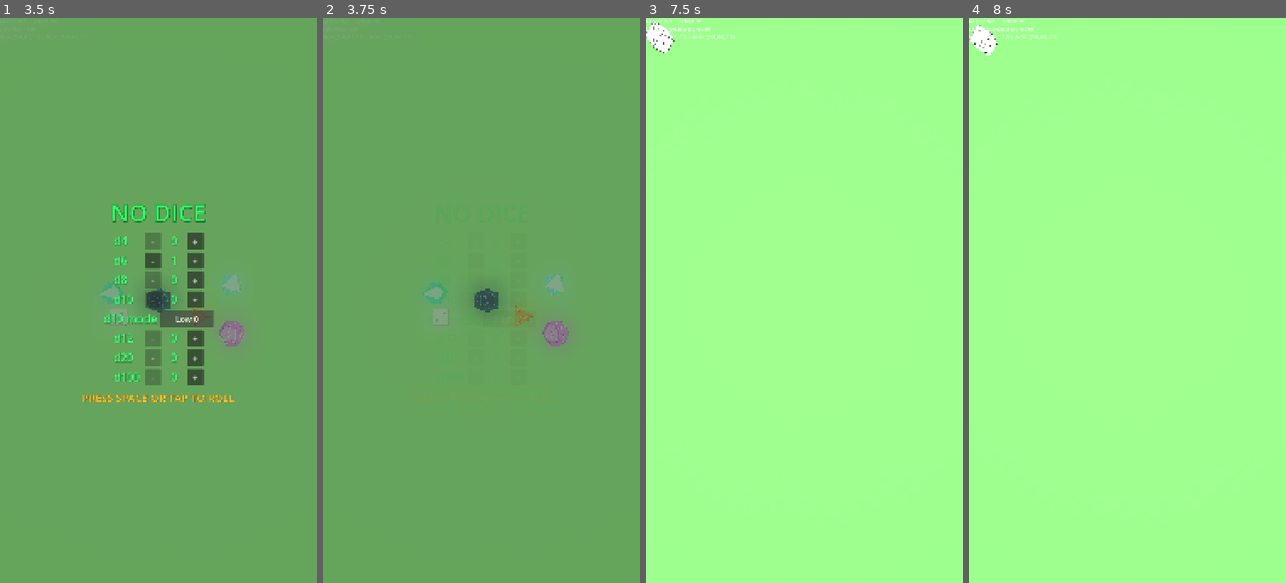
Above: before the commit, frames 1-4 (left to right).
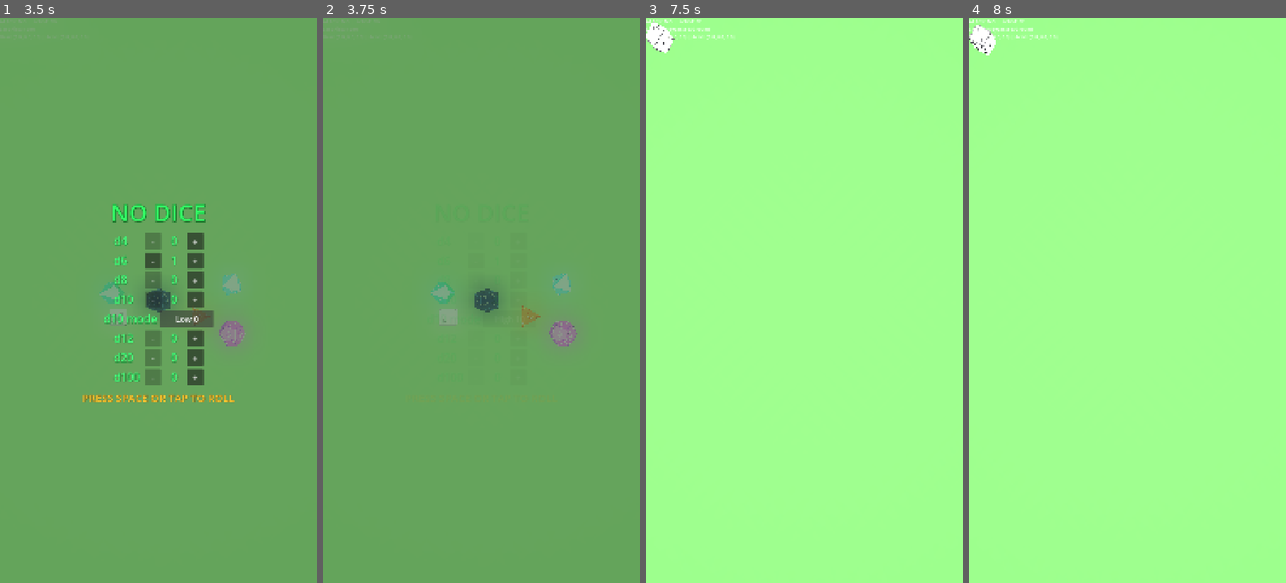
Above: after the commit, the same moments.

Repository: MatthieuLJ/no_dice
Game: Godot game, scene res://die.tscn
Same seed, same stepped clock (60 frames per second), same inputs: the game is played once before the commit and once after it.
Inputs (mouse positions are in pixels of both pictures, inside the frame that each line leads up to):
- Up to frame 1 (3.5 s): click "+" at 0.5 s; click "-" at 1.25 s; click "Low 0" at 2 s; click "High 10" at 2.75 s
- Up to frame 2 (3.75 s): tap Space at 3.5 s; move the mouse to (551, 272) at 3.52 s; hold Right (ui_right) from 3.53 s (still down); tap Enter at 3.6 s; click (551, 272) at 3.67 s
- Up to frame 3 (7.5 s): tap Space at 3.77, 6.5, 6.77 s; release Right (ui_right) at 4.25 s; drag from (741, 328) to (788, 413) at 4.27 s; move the mouse to (836, 176) at 5.02 s; hold Right (ui_right) 5.03-5.75 s; tap R at 5.1 s; drag from (788, 413) to (709, 215) at 5.77 s; move the mouse to (899, 385) at 6.52 s; hold Left (ui_left) 6.53-7.25 s; tap Keypad Enter at 6.6 s; drag from (709, 215) to (756, 159) at 7.27 s
- Up to frame 4 (8 s): no input

Frame 1 is identical in both runs. In frame 2, 0.9% of the frame differs, in the area x 31-81%, y 45-59%; in frame 3, less than 0.1%; in frame 4, less than 0.1%.

Commit message:
Disable rigid body sleeping and suspend settlement while device is tilted (not flat)

Diff:
--- a/world_physics.gd
+++ b/world_physics.gd
@@ -311,9 +311,24 @@
 			gravity_area.gravity = 9.8
 			gravity_debugger.draw_gravity_vector(simulated_gravity)
 
-	# 2. Contain dice & damp micro-wobbles so dice reach clean resting states
+	# Determine if device is currently tilted away from flat (horizontal tilt magnitude > 2.0 m/s²)
+	var is_device_tilted: bool = false
+	if not raw_accel.is_zero_approx():
+		var horiz_tilt = Vector2(filtered_accel.x, filtered_accel.y).length()
+		is_device_tilted = (horiz_tilt > 2.0)
+	else:
+		var desktop_tilt = Vector2(simulated_gravity.x, simulated_gravity.z).length()
+		is_device_tilted = (desktop_tilt > 1.5)
+
+	# 2. Contain dice, handle dynamic tilt-sleeping & damp micro-wobbles
 	for d in dice:
 		if is_instance_valid(d) and d.visible:
+			if is_device_tilted and not d.freeze:
+				d.can_sleep = false
+				d.sleeping = false
+			else:
+				d.can_sleep = true
+
 			if d.position.y > 0.7:
 				d.position.y = 0.7
 				if d.linear_velocity.y > 0.0:
@@ -327,15 +342,15 @@
 				d.angular_velocity = d.angular_velocity.lerp(Vector3.ZERO, minf(1.0, 12.0 * delta))
 
 	# 3. Check for at-rest state transition to trigger ResultScreen
-	_check_at_rest_transition(delta)
-
-func _check_at_rest_transition(delta: float) -> void:
+	_check_at_rest_transition(delta, is_device_tilted)
+
+func _check_at_rest_transition(delta: float, is_device_tilted: bool) -> void:
 	var start_menu = get_node_or_null("StartMenu")
 	if start_menu and start_menu.visible:
 		at_rest_settle_timer = 0.0
 		return
 
-	if roll_grace_timer > 0.0:
+	if roll_grace_timer > 0.0 or is_device_tilted:
 		at_rest_settle_timer = 0.0
 		return
 
